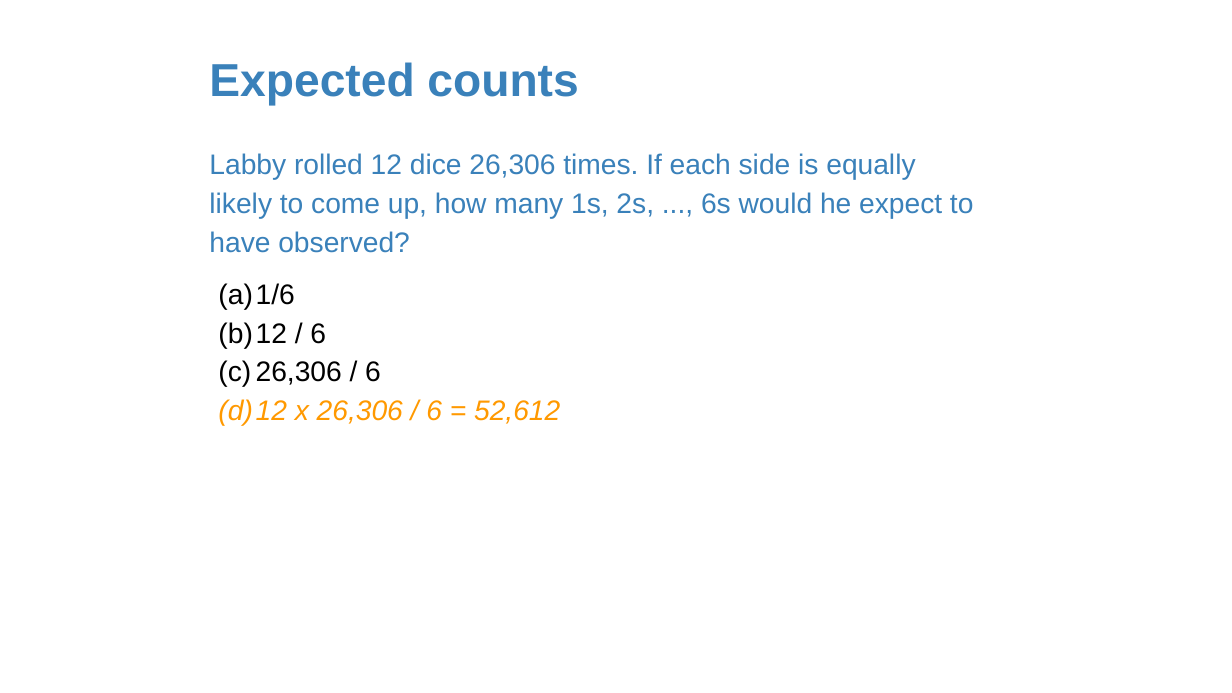
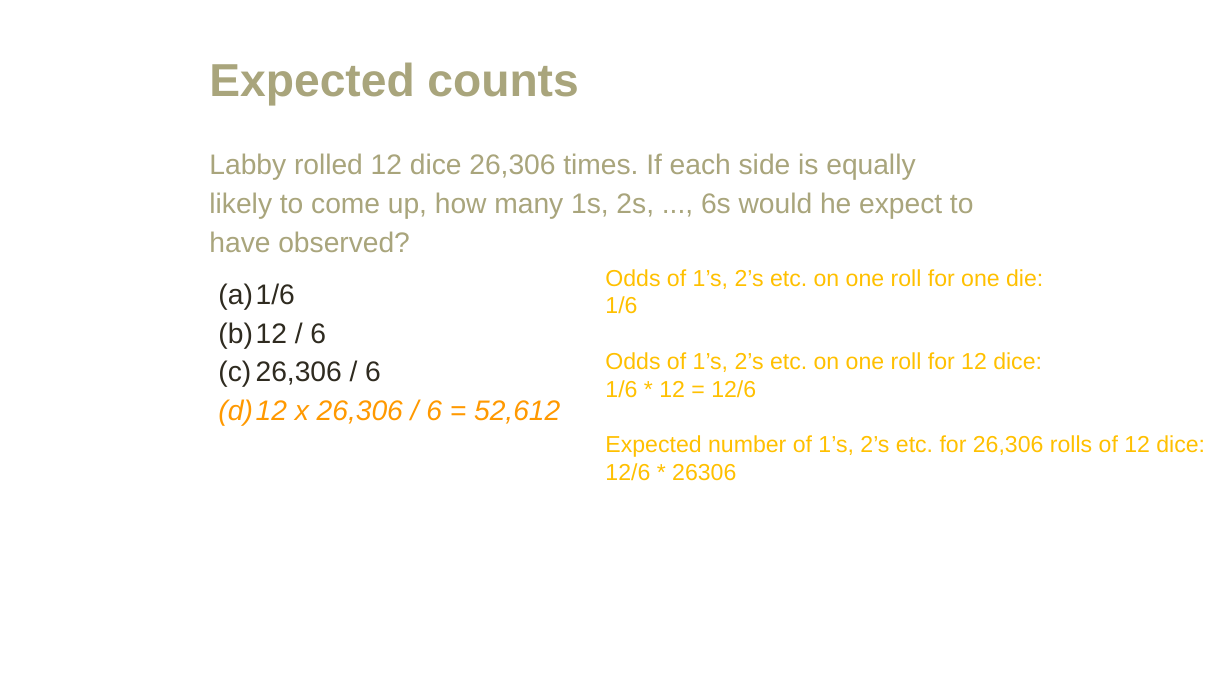
Before and after one commit to amosca01/MATH108-F23, a slide deck: slide 8 of slides/18-difference-many-proportions.pptx (slide 29 before the commit). Drawn at 1232x693 pixels with LibreOffice and Linux fonts; fonts in the diff are those of the drawing. Boxes give left, top, right and bottom in pixels: in the first picture for what was removed or moved away, otherwise in the second. Text is boxed around its words. In the diff, an @@ line names an element or a change of style, - is before the commit and + after.

```diff
--- a/slides/18-difference-many-proportions.pptx
+++ b/slides/18-difference-many-proportions.pptx
@@ title "Expected counts" at <box>209,62,578,106</box>: text colour #3A81BA to #A9A57C @@
@@ text at <box>209,153,974,385</box>: text colour #3A81BA to #A9A57C in "Labby rolled 12 dice 26,306 times. If ..."; text colour #000000 to #2F2B20 in "1/6", "12 / 6", "26,306 / 6"; bullet colour #000000 to #2F2B20 @@
@@ text added at <box>605,269,1205,481</box>, 18 pt, text #FFC000 @@
+Odds of 1’s, 2’s etc. on one roll for one die:
+1/6
+Odds of 1’s, 2’s etc. on one roll for 12 dice:
+1/6 * 12 = 12/6
+Expected number of 1’s, 2’s etc. for 26,306 rolls of 12 dice:
+12/6 * 26306
```
Also in this commit, not shown: 65 other slides changed, 13 slides added, 39 slides removed, 6 other files.
